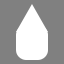
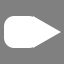
Before/after of a w=64, h=64 layered artwork. What changed in the layer stack:
painted on "Polygon 1" over (16, 4, 61, 48)
painted on "Rounded Rectangle 1" over (4, 16, 48, 60)
